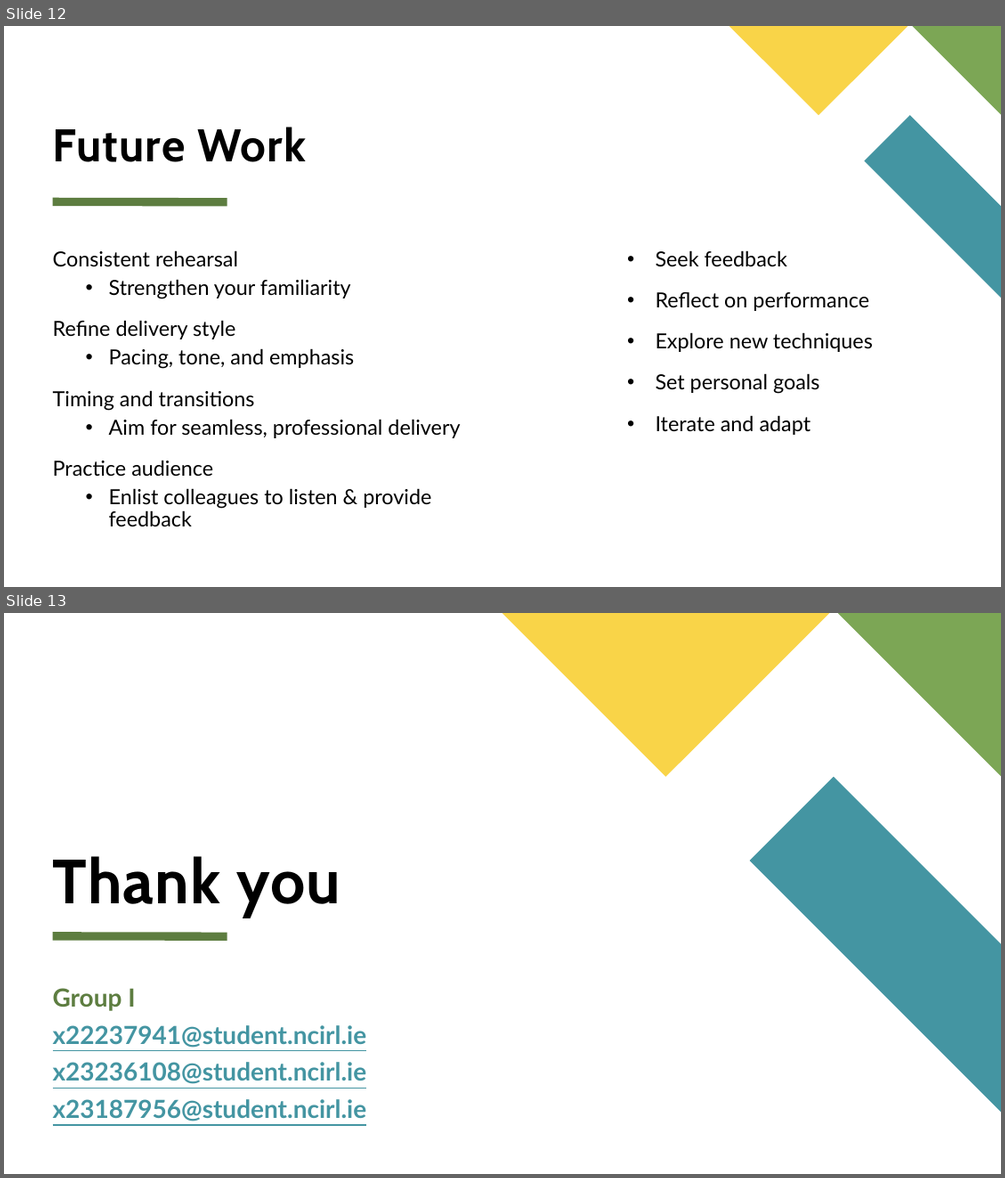
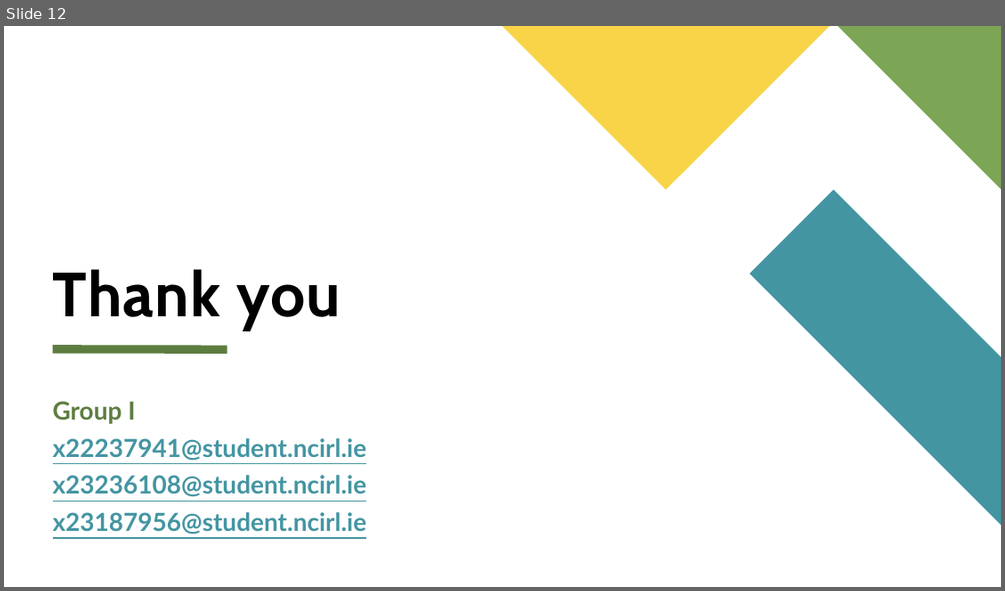
Before and after one commit to x22237941/Database-and-Analytical-Programming, a slide deck: Final Notebooks/TeamI.pptx. Shown one above the other, each under a label of ours: slides 12 and 13 before the commit, slide 12 after it. The pictures are 1005x1178 and 1005x591 pixels, drawn with LibreOffice and Linux fonts; fonts in the diff are those of the drawing. Boxes give left, top, right and bottom in pixels: in the first picture for what was removed or moved away, otherwise in the second. Text is boxed around its words. In the diff, an @@ line names an element or a change of style, - is before the commit and + after.

```diff
--- a/Final Notebooks/TeamI.pptx
+++ b/Final Notebooks/TeamI.pptx
@@ slide 12 removed at [4,26,1001,587], background #FFFFFF @@
@@ freeform shape removed at [729,26,908,115] @@
@@ freeform shape removed at [913,26,1001,115] @@
@@ title removed at [53,127,306,162] @@
-Future Work
@@ freeform shape removed at [864,115,1001,297] @@
@@ line removed from (53, 201) to (226, 201) @@
@@ text removed at [53,250,460,526] @@
-Consistent rehearsal
-  • Strengthen your familiarity
-Refine delivery style
-  • Pacing, tone, and emphasis
-Timing and transitions
-  • Aim for seamless, professional delivery
-Practice audience
-  • Enlist colleagues to listen & provide feedback
@@ text removed at [655,250,873,435] @@
-• Seek feedback
-• Reflect on performance
-• Explore new techniques
-• Set personal goals
-• Iterate and adapt
@@ what was slide 13 is now slide 12 @@
```
Also in this commit, not shown: 3 slides changed, 1 slide added, 1 other slide removed.
